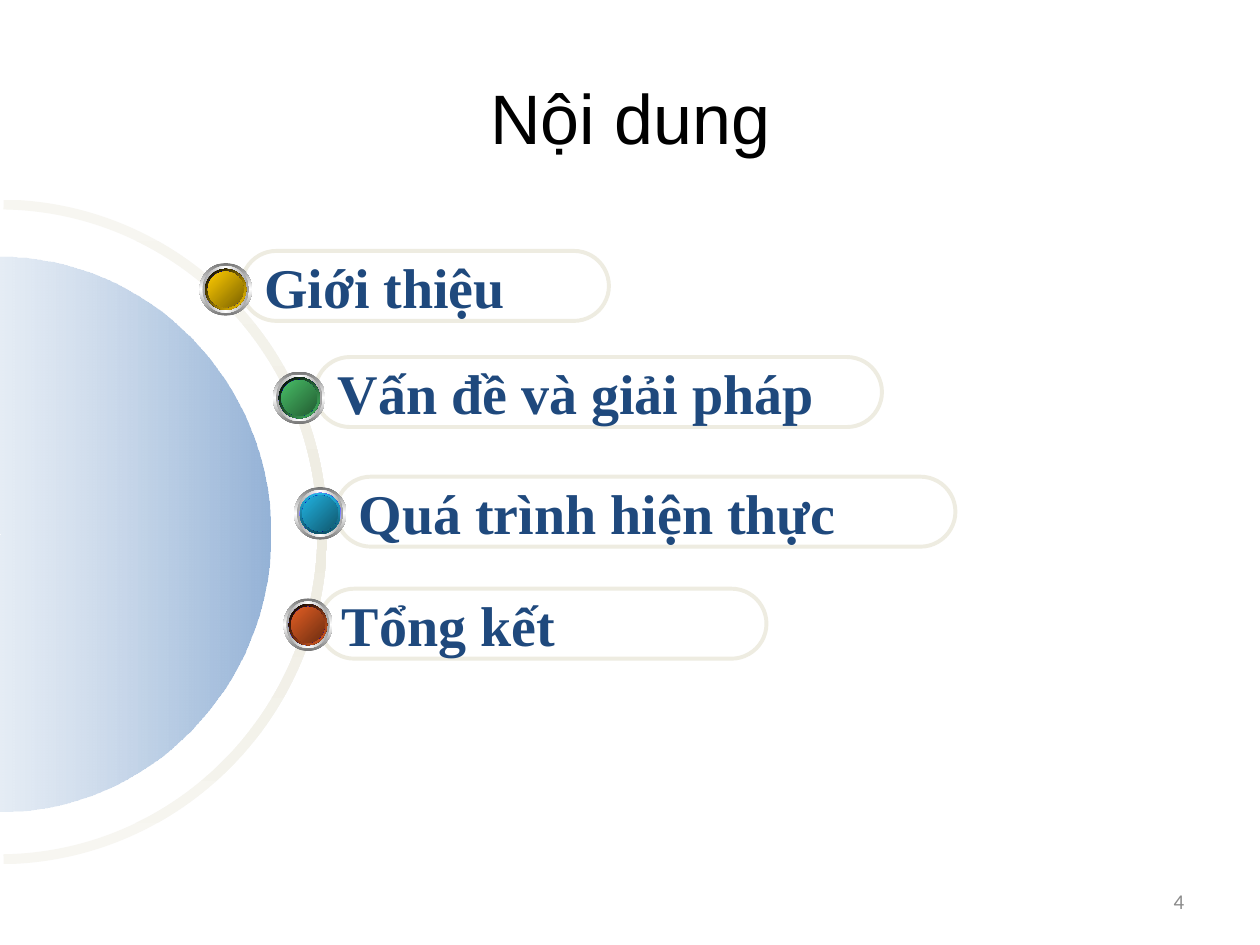
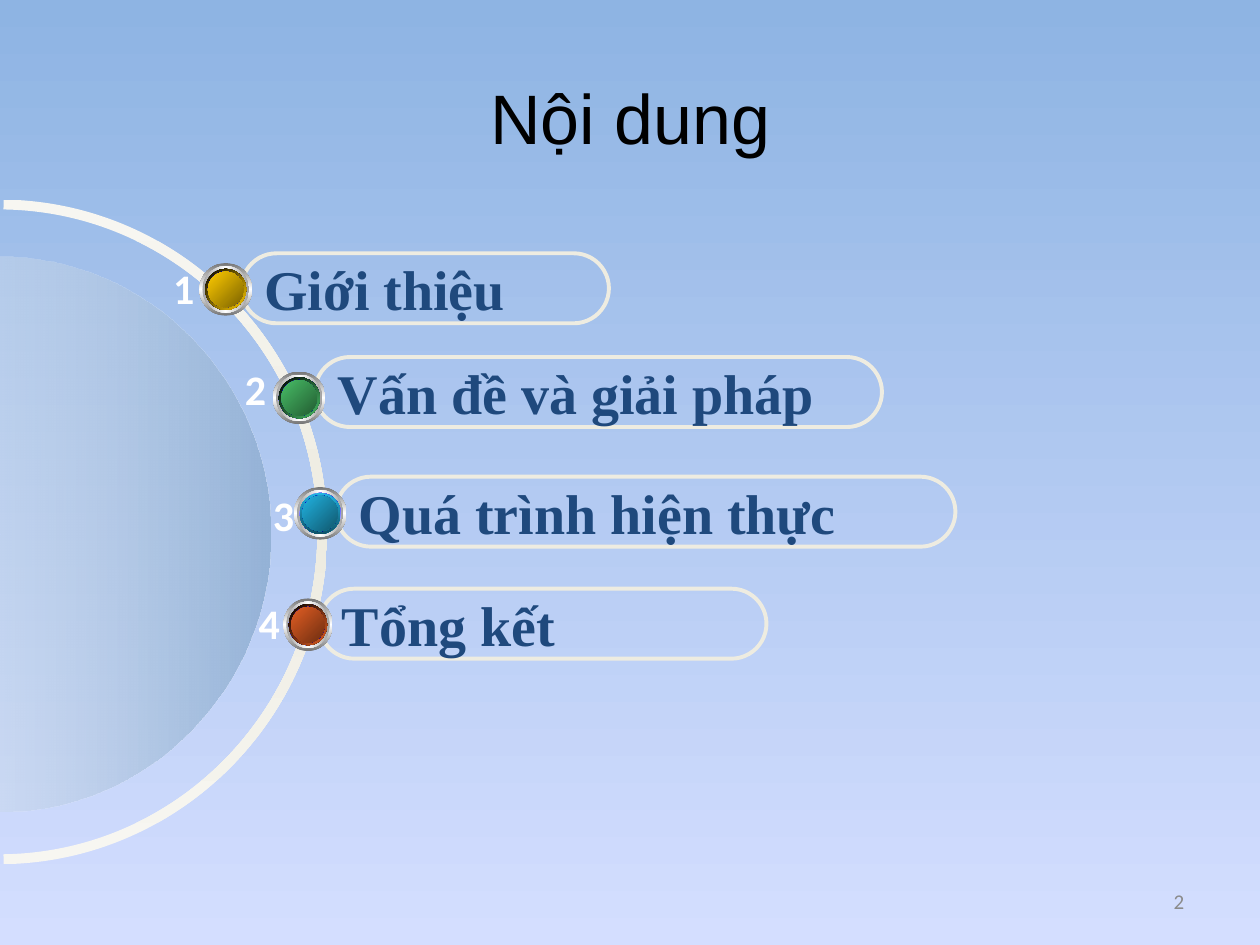
Before and after one commit to golf2109/zigbee-in-supermaket, a slide deck: slide 2 of docs/Report/Queue-Busting.pptx (slide 4 before the commit). Drawn at 1260x945 pixels with LibreOffice and Linux fonts; fonts in the diff are those of the drawing. Boxes give left, top, right and bottom in pixels: in the first picture for what was removed or moved away, otherwise in the second. Text is boxed around its words. In the diff, an @@ line names an element or a change of style, - is before the commit and + after.

```diff
--- a/docs/Report/Queue-Busting.pptx
+++ b/docs/Report/Queue-Busting.pptx
@@ background #FFFFFF to gradient #8EB4E3 to #D4DEFF to #96AB94 @@
@@ text "1" rewrapped from <box>293,269,314,308</box> to <box>173,270,194,304</box> @@
@@ text "2": place and size @@
-text "2" at <box>293,410,314,439</box>
+text "2" at <box>245,377,266,405</box>
@@ text "3" rewrapped from <box>293,517,314,539</box> to <box>273,504,294,531</box> @@
@@ text "4" rewrapped from <box>293,643,314,651</box> to <box>259,607,280,639</box> @@
@@ page number at <box>1174,895,1185,909</box>: text changed @@
-4
+2
```
Also in this commit, not shown: 7 other slides changed, 17 slides added, 6 slides removed.
